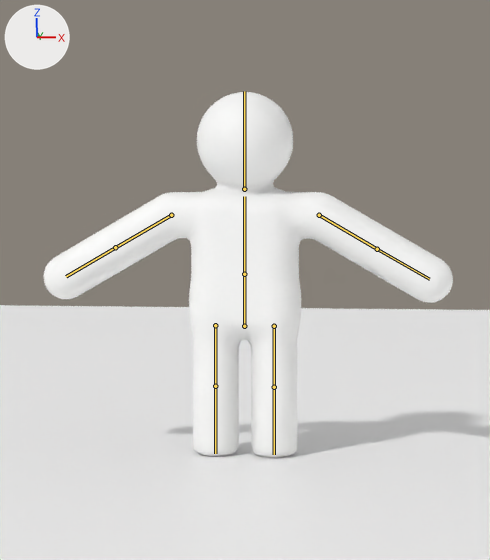
The Blender file blender/character.blend: old version first, new version second.
Camera for both pictures: the file's camera 'Camera'. The lights are fixed; the arrows at upper left show +X, +Y and +Z. The first picture is the older version. The bones that change, and the others that lie on the model, are drawn over the model as lines.

The first picture shows 'Character', 'Ground'.
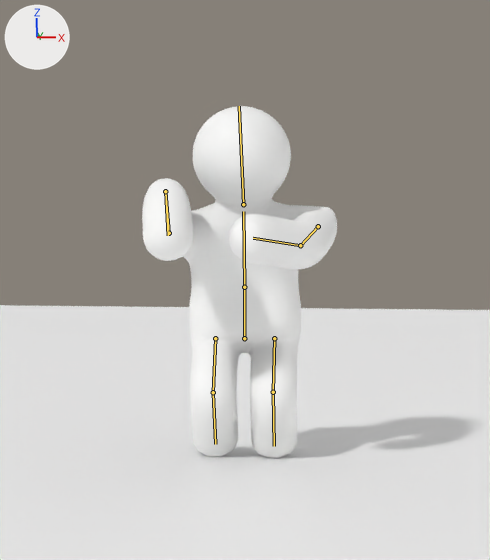
The newer file adds an action. The first version stands in its rest pose; the second is drawn at frame 13 of the action 'Cast'.

Boxes [x1, y1, x2, y2] around the edits, measured in the pictures (490 x 560 px):
'Character', posed (52% narrower): before [44, 92, 453, 458]; after [142, 106, 337, 458]
bone 'hips', root to tip: before (244, 326) to (244, 274); after (244, 338) to (244, 287)
bone 'spine', root to tip: before (244, 274) to (244, 196); after (244, 287) to (243, 211)
bone 'head', root to tip: before (244, 189) to (244, 91); after (243, 204) to (239, 106)
bone 'upper_arm.R', root to tip: before (171, 215) to (115, 247); after (169, 233) to (165, 191)
bone 'forearm.R', root to tip: before (115, 247) to (66, 276); after (165, 191) to (168, 235)
bone 'upper_arm.L', root to tip: before (319, 215) to (377, 249); after (318, 226) to (300, 245)
bone 'forearm.L', root to tip: before (377, 249) to (429, 279); after (300, 245) to (253, 238)
bone 'thigh.R', root to tip: before (215, 325) to (215, 386); after (215, 338) to (213, 392)
bone 'shin.R', root to tip: before (215, 386) to (215, 453); after (213, 392) to (215, 444)
bone 'thigh.L', root to tip: before (274, 326) to (274, 387); after (274, 338) to (273, 392)
bone 'shin.L', root to tip: before (274, 387) to (274, 454); after (273, 392) to (274, 446)

Diff of the bpy script that builds the scene:
```diff
--- a/blender/character.blend.py
+++ b/blender/character.blend.py
@@ bone_hips @@
 bone_hips = bpy.data.objects['CharacterRig'].pose.bones['hips']  # child of 'root'
-bone_hips.location = (0.0, 0.0, 0.0)
-bone_hips.rotation_quaternion = (1.0, 0.0, 0.0, 0.0)  # degrees (0, 0, 0)
+bone_hips.location = (0.0, -0.069, 0.0)
+bone_hips.rotation_quaternion = (0.999, 0.0, 0.036, 0.0)  # degrees (0, 4, 0)
@@ bone_spine @@
 bone_spine = bpy.data.objects['CharacterRig'].pose.bones['spine']  # child of 'hips'
-bone_spine.rotation_quaternion = (1.0, 0.0, 0.0, 0.0)  # degrees (0, 0, 0)
+bone_spine.rotation_quaternion = (0.989, 0.119, 0.083, 0.011)  # degrees (14, 9, 2)
@@ bone_head @@
 bone_head = bpy.data.objects['CharacterRig'].pose.bones['head']  # child of 'spine'
-bone_head.rotation_quaternion = (1.0, 0.0, 0.0, 0.0)  # degrees (0, 0, 0)
+bone_head.rotation_quaternion = (0.994, -0.048, -0.096, 0.014)  # degrees (-6, -11, 2)
@@ bone_upper_arm_r @@
 bone_upper_arm_r = bpy.data.objects['CharacterRig'].pose.bones['upper_arm.R']  # child of 'spine'
-bone_upper_arm_r.rotation_quaternion = (1.0, 0.0, 0.0, 0.0)  # degrees (0, 0, 0)
+bone_upper_arm_r.rotation_quaternion = (0.58, 0.534, 0.0, -0.614)  # degrees (55, 41, -71)
@@ bone_forearm_r @@
 bone_forearm_r = bpy.data.objects['CharacterRig'].pose.bones['forearm.R']  # child of 'upper_arm.R'
-bone_forearm_r.rotation_quaternion = (1.0, 0.0, 0.0, 0.0)  # degrees (0, 0, 0)
+bone_forearm_r.rotation_quaternion = (0.538, -0.187, 0.538, 0.621)  # degrees (53, 54, 127)
@@ bone_upper_arm_l @@
 bone_upper_arm_l = bpy.data.objects['CharacterRig'].pose.bones['upper_arm.L']  # child of 'spine'
-bone_upper_arm_l.rotation_quaternion = (1.0, 0.0, 0.0, 0.0)  # degrees (0, 0, 0)
+bone_upper_arm_l.rotation_quaternion = (0.572, 0.797, 0.0, -0.195)  # degrees (106, 18, -14)
@@ bone_forearm_l @@
 bone_forearm_l = bpy.data.objects['CharacterRig'].pose.bones['forearm.L']  # child of 'upper_arm.L'
-bone_forearm_l.rotation_quaternion = (1.0, 0.0, 0.0, 0.0)  # degrees (0, 0, 0)
+bone_forearm_l.rotation_quaternion = (0.942, 0.321, 0.0, -0.1)  # degrees (37, 4, -11)
@@ bone_thigh_r @@
 bone_thigh_r = bpy.data.objects['CharacterRig'].pose.bones['thigh.R']  # child of 'hips'
-bone_thigh_r.rotation_quaternion = (1.0, 0.0, 0.0, 0.0)  # degrees (0, 0, 0)
+bone_thigh_r.rotation_quaternion = (0.953, 0.303, 0.0, 0.0)  # degrees (35, 0, 0)
@@ bone_shin_r @@
 bone_shin_r = bpy.data.objects['CharacterRig'].pose.bones['shin.R']  # child of 'thigh.R'
-bone_shin_r.rotation_quaternion = (1.0, 0.0, 0.0, 0.0)  # degrees (0, 0, 0)
+bone_shin_r.rotation_quaternion = (0.828, -0.561, 0.0, 0.0)  # degrees (-68, 0, 0)
@@ bone_thigh_l @@
 bone_thigh_l = bpy.data.objects['CharacterRig'].pose.bones['thigh.L']  # child of 'hips'
-bone_thigh_l.rotation_quaternion = (1.0, 0.0, 0.0, 0.0)  # degrees (0, 0, 0)
+bone_thigh_l.rotation_quaternion = (0.949, 0.316, 0.0, 0.0)  # degrees (37, 0, 0)
@@ bone_shin_l @@
 bone_shin_l = bpy.data.objects['CharacterRig'].pose.bones['shin.L']  # child of 'thigh.L'
-bone_shin_l.rotation_quaternion = (1.0, 0.0, 0.0, 0.0)  # degrees (0, 0, 0)
+bone_shin_l.rotation_quaternion = (0.833, -0.553, 0.0, 0.0)  # degrees (-67, 0, 0)
```
